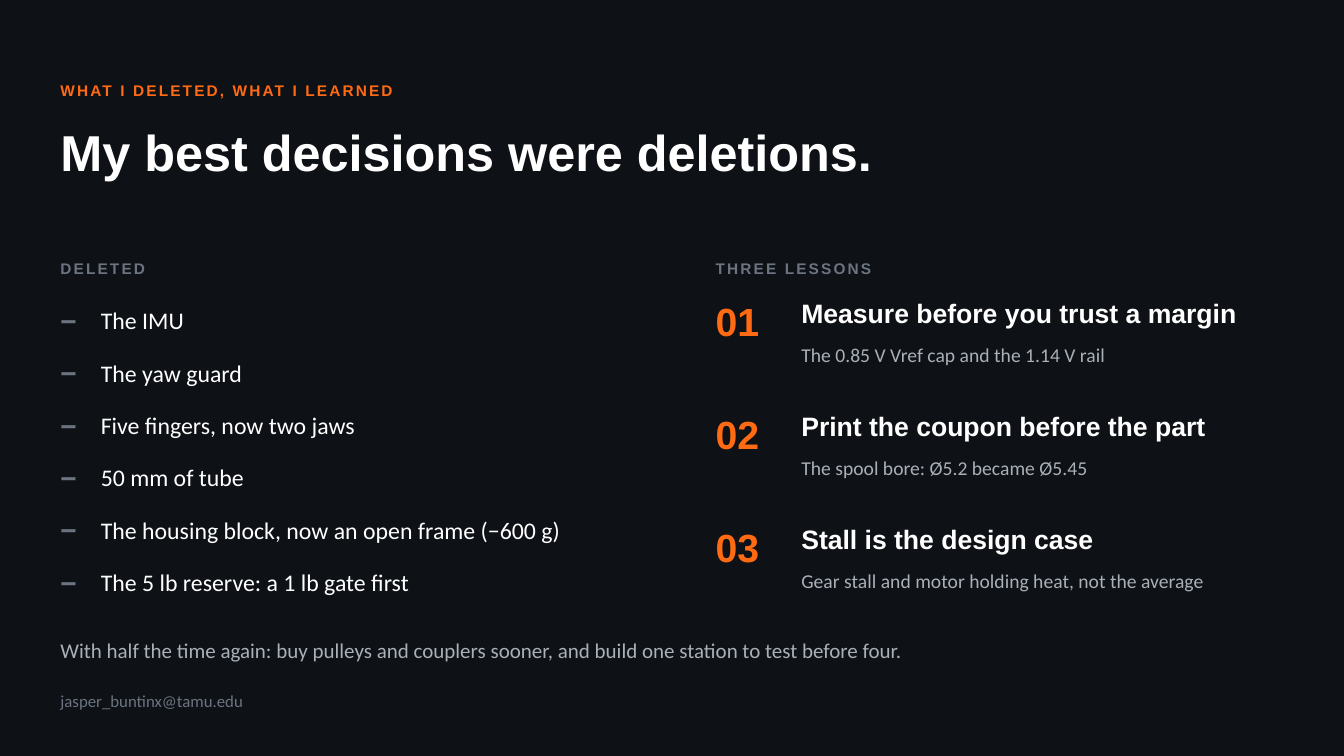
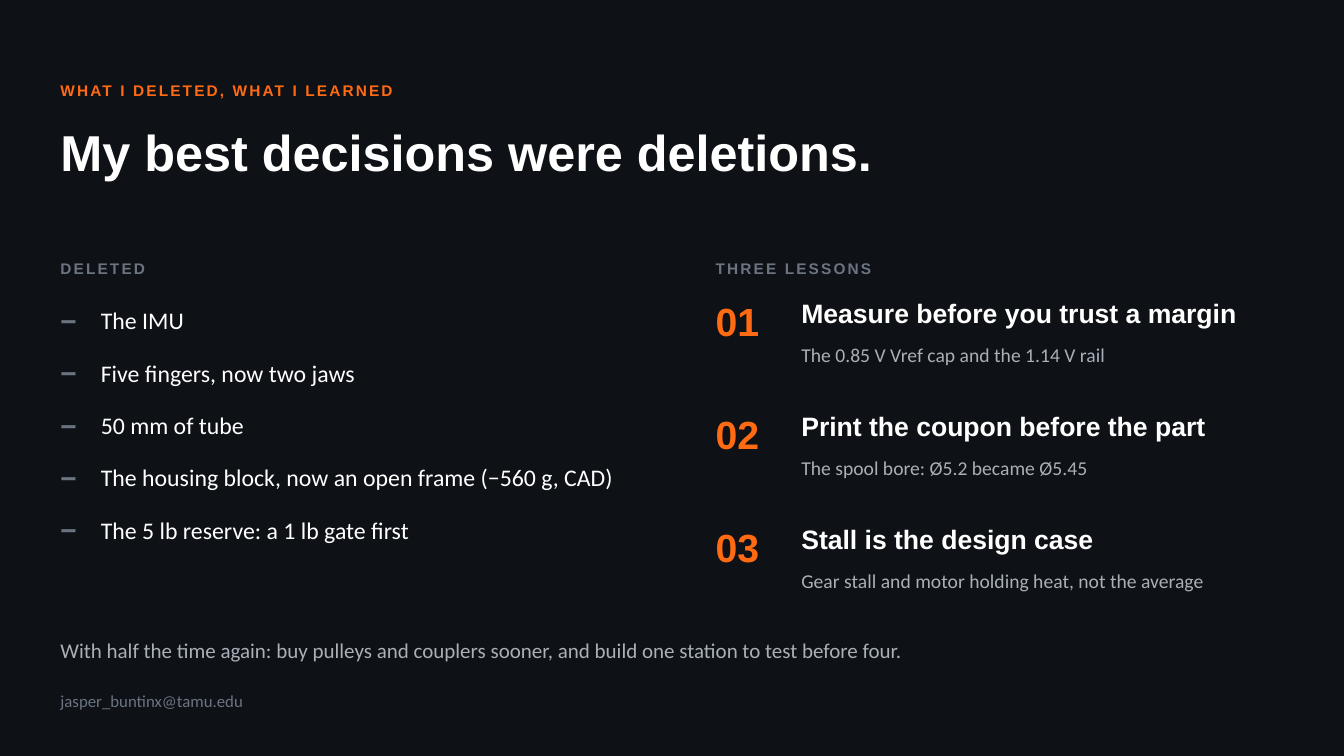
Before and after one commit to Jaspario1199/RoomCleaner, a slide deck: slide 17 of docs/presentation/deck/RoomCleaner_SpaceX_draft.pptx. Drawn at 1344x756 pixels with LibreOffice and Linux fonts; fonts in the diff are those of the drawing. Boxes give left, top, right and bottom in pixels: in the first picture for what was removed or moved away, otherwise in the second. Text is boxed around its words. In the diff, an @@ line names an element or a change of style, - is before the commit and + after.

```diff
--- a/docs/presentation/deck/RoomCleaner_SpaceX_draft.pptx
+++ b/docs/presentation/deck/RoomCleaner_SpaceX_draft.pptx
@@ text "Five fingers, now two jaws": place and size @@
-text "Five fingers, now two jaws" at [101,417,355,438]
+text "Five fingers, now two jaws" at [101,365,355,386]
@@ text removed at [101,365,242,386] @@
-The yaw guard
@@ text "50 mm of tube": place and size @@
-text "50 mm of tube" at [101,469,244,486]
+text "50 mm of tube" at [101,417,244,434]
@@ text at [101,468,612,490]: text changed @@
-The housing block, now an open frame (−600 g)
+The housing block, now an open frame (−560 g, CAD)
@@ text "The 5 lb reserve: a ...": place and size @@
-text "The 5 lb reserve: a ..." at [101,574,409,595]
+text "The 5 lb reserve: a ..." at [101,522,409,543]
@@ text removed at [60,560,91,605] @@
-−
```
Also in this commit, not shown: 21 other slides changed, 5 other files.
